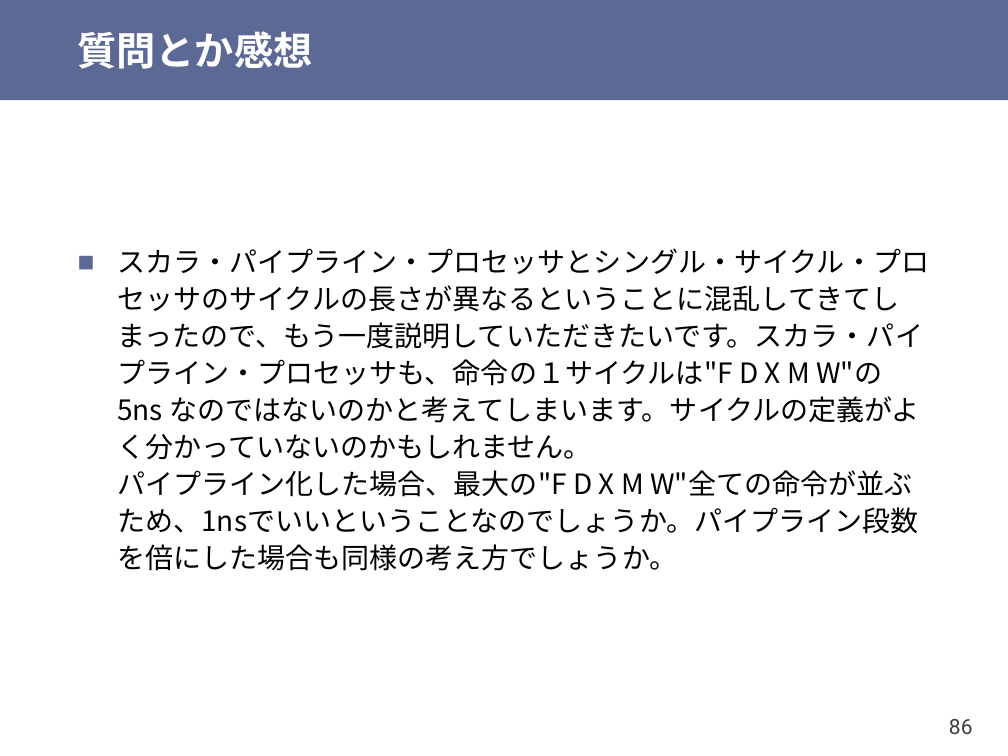
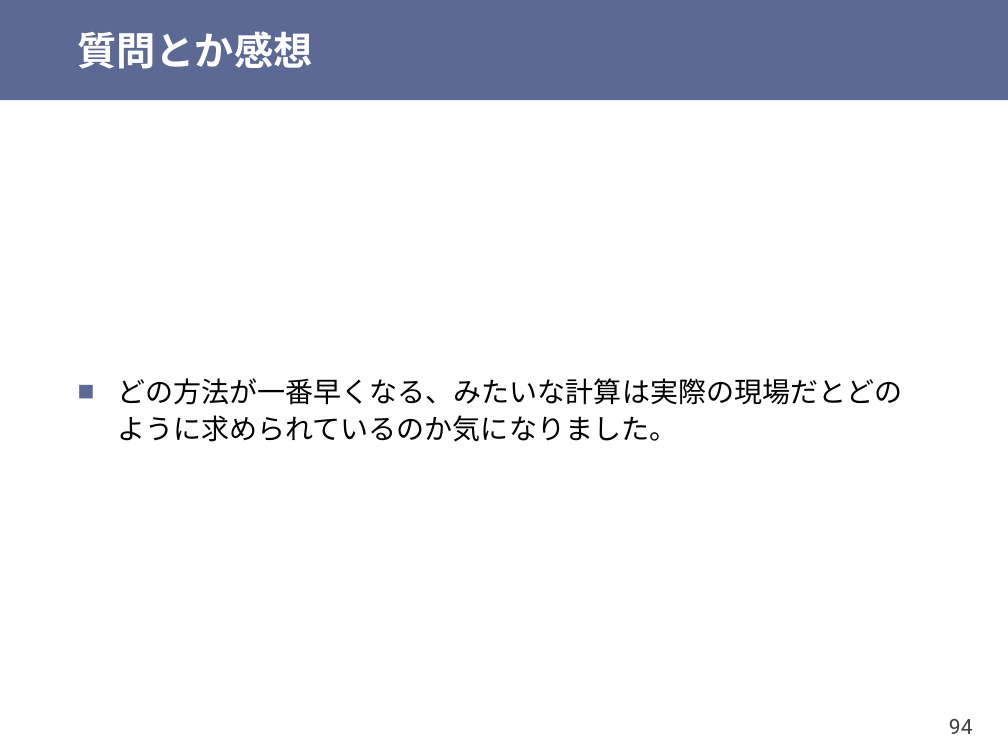
Before and after one commit to shioyadan/otya-computer-architecture-i, a slide deck: slide 94 of cai-shioya-09.pptx (slide 86 before the commit). Drawn at 1008x756 pixels with LibreOffice and Linux fonts; fonts in the diff are those of the drawing. Boxes give left, top, right and bottom in pixels: in the first picture for what was removed or moved away, otherwise in the second. Text is boxed around its words. In the diff, an @@ line names an element or a change of style, - is before the commit and + after.

```diff
--- a/cai-shioya-09.pptx
+++ b/cai-shioya-09.pptx
@@ text at (x1=117, y1=378, x2=902, y2=442): text changed @@
-■ スカラ・パイプライン・プロセッサとシングル・サイクル・プロセッサのサイクルの長さが異なるということに混乱してきてしまったので、もう一度説明していただきたいです。スカラ・パイプライン・プロセッサも、命令の１サイクルは"F D X M W"の 5ns なのではないのかと考えてしまいます。サイクルの定義がよく分かっていないのかもしれません。
-  パイプライン化した場合、最大の"F D X M W"全ての命令が並ぶため、1nsでいいということなのでしょうか。パイプライン段数を倍にした場合も同様の考え方でしょうか。
+■ どの方法が一番早くなる、みたいな計算は実際の現場だとどのように求められているのか気になりました。
@@ page number at (x1=949, y1=719, x2=973, y2=734): text changed @@
-86
+94
```
Also in this commit, not shown: 22 other slides changed, 1 slide added, 9 slides removed, 1 other file.
